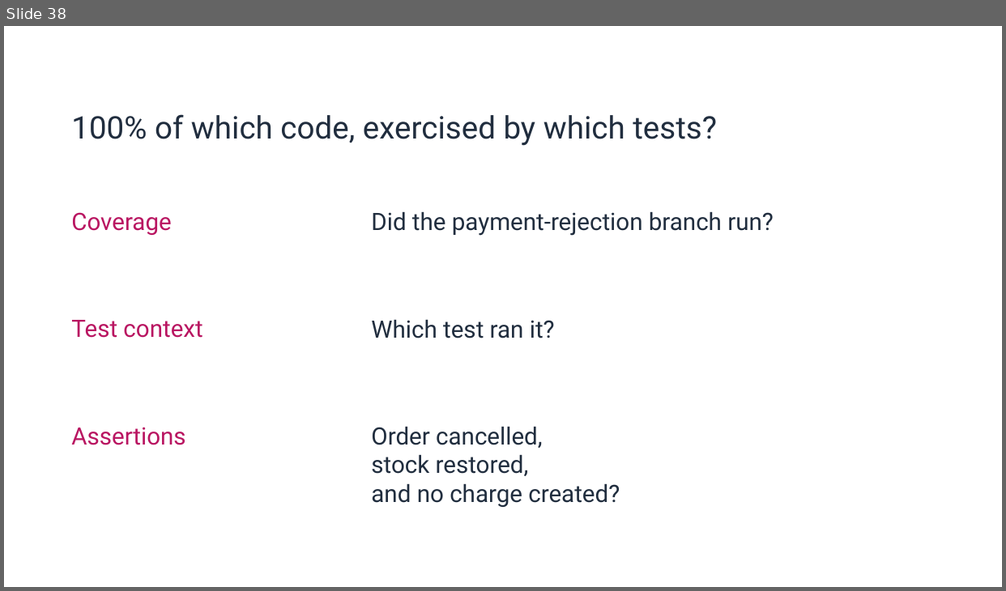
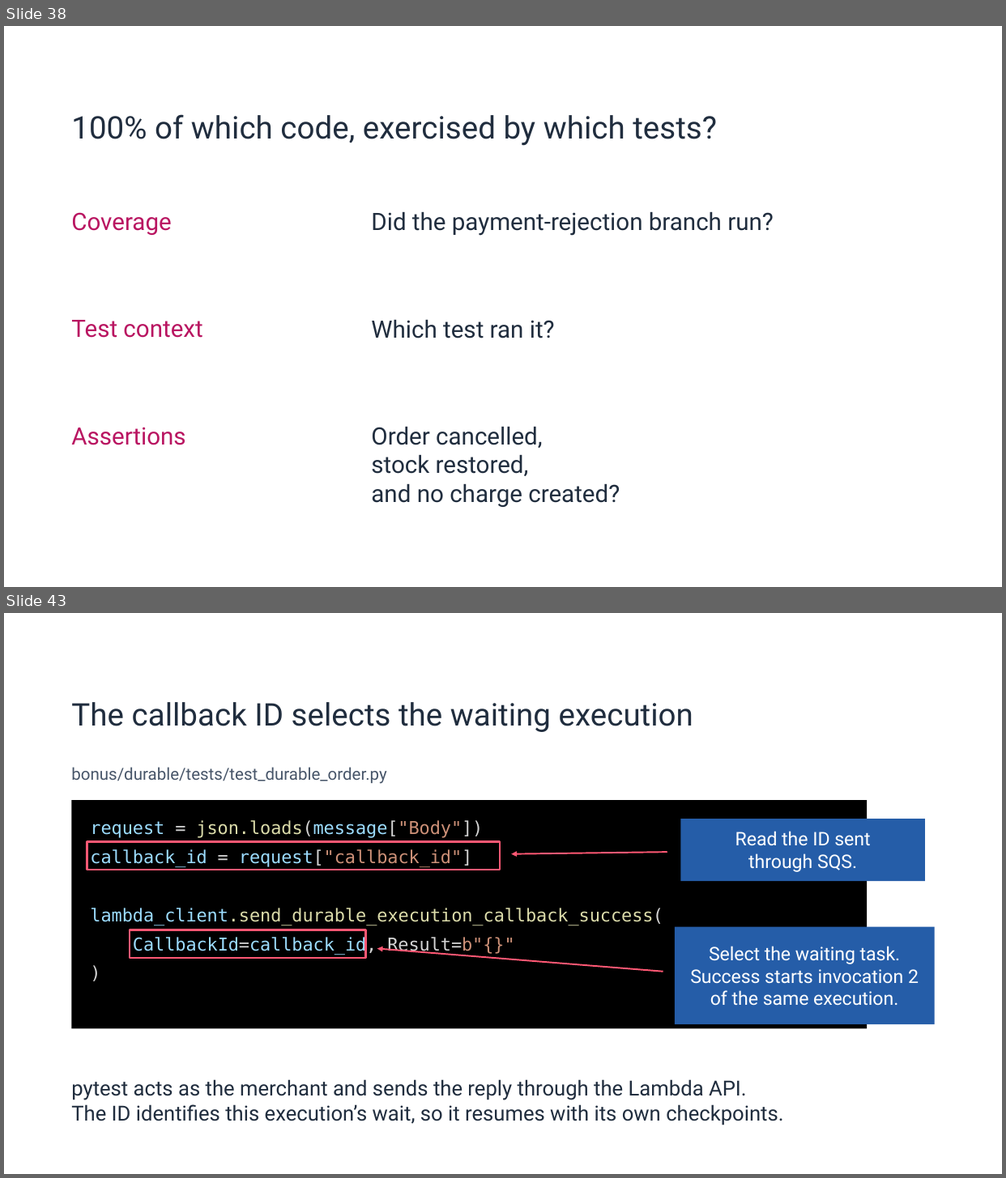
Before and after one commit to alex-au-922/aws-community-day-hk-2026-step-functions-testing, a slide deck: presentation/output/testing-python-workflows-with-floci.pptx. Shown one above the other, each under a label of ours: slide 38 before the commit, slides 38 and 43 after it; the slides between them are not shown. The pictures are 1006x591 and 1006x1178 pixels, drawn with LibreOffice and Linux fonts; fonts in the diff are those of the drawing; background and template pictures are left out. Boxes give left, top, right and bottom in pixels: in the first picture for what was removed or moved away, otherwise in the second. Text is boxed around its words. In the diff, an @@ line names an element or a change of style, - is before the commit and + after.

Commit message:
Expand the Durable Functions bonus for post-talk readers

```diff
--- a/presentation/output/testing-python-workflows-with-floci.pptx
+++ b/presentation/output/testing-python-workflows-with-floci.pptx
@@ slide 43 added at <box>4,613,1002,1174</box>, background picture (left out) @@
@@ text added at <box>71,702,693,732</box>, 22.5 pt, text #202D3E @@
+The callback ID selects the waiting execution
@@ text added at <box>71,767,386,784</box>, 12 pt, text #475569 @@
+bonus/durable/tests/test_durable_order.py
@@ rectangle added at <box>72,801,867,1029</box>, fill #000000 @@
@@ text added at <box>90,820,483,838</box>, 12.8 pt, text #9CDCFE @@
+request = json.loads(message["Body"])
@@ rectangle added at <box>680,819,925,880</box>, fill #255DA8, 13.5 pt, text #FFFFFF @@
+Read the ID sent
+through SQS.
@@ rectangle added at <box>87,841,500,870</box>, outline #FF5874 1.5 pt @@
@@ text added at <box>90,850,472,867</box>, 12.8 pt, text #9CDCFE @@
+callback_id = request["callback_id"]
@@ arrow added from (667, 853) to (511, 854), #FF5874 1.13 pt @@
@@ text added at <box>90,908,663,926</box>, 12.8 pt, text #DCDCAA @@
+lambda_client.send_durable_execution_callback_success(
@@ rectangle added at <box>675,927,934,1025</box>, fill #255DA8, 13.5 pt, text #FFFFFF @@
+Select the waiting task.
+Success starts invocation 2
+of the same execution.
@@ rectangle added at <box>130,931,365,958</box>, outline #FF5874 1.5 pt @@
@@ text added at <box>133,936,514,955</box>, 12.8 pt, text #9CDCFE @@
+CallbackId=callback_id, Result=b"{}"
@@ arrow added from (663, 971) to (377, 948), #FF5874 1.13 pt @@
@@ text added at <box>90,962,843,989</box>, 12.8 pt, text #D4D4D4 @@
+)
@@ text added at <box>71,1080,783,1126</box>, 15 pt, text #202D3E @@
+pytest acts as the merchant and sends the reply through the Lambda API.
+The ID identifies this execution’s wait, so it resumes with its own checkpoints.
```
Also in this commit, not shown: 7 other slides added, 4 slides removed, 2 other files.
